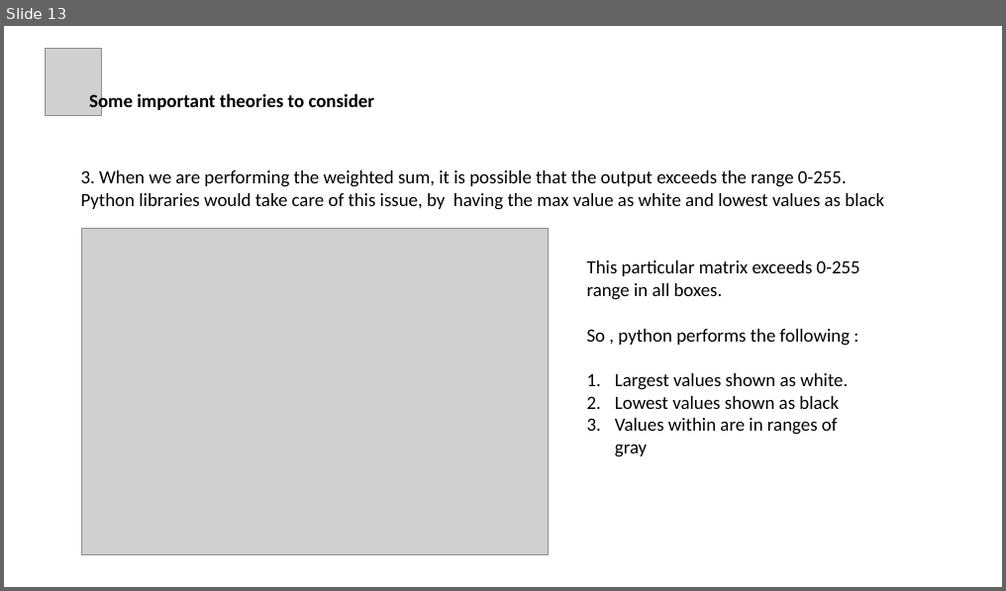
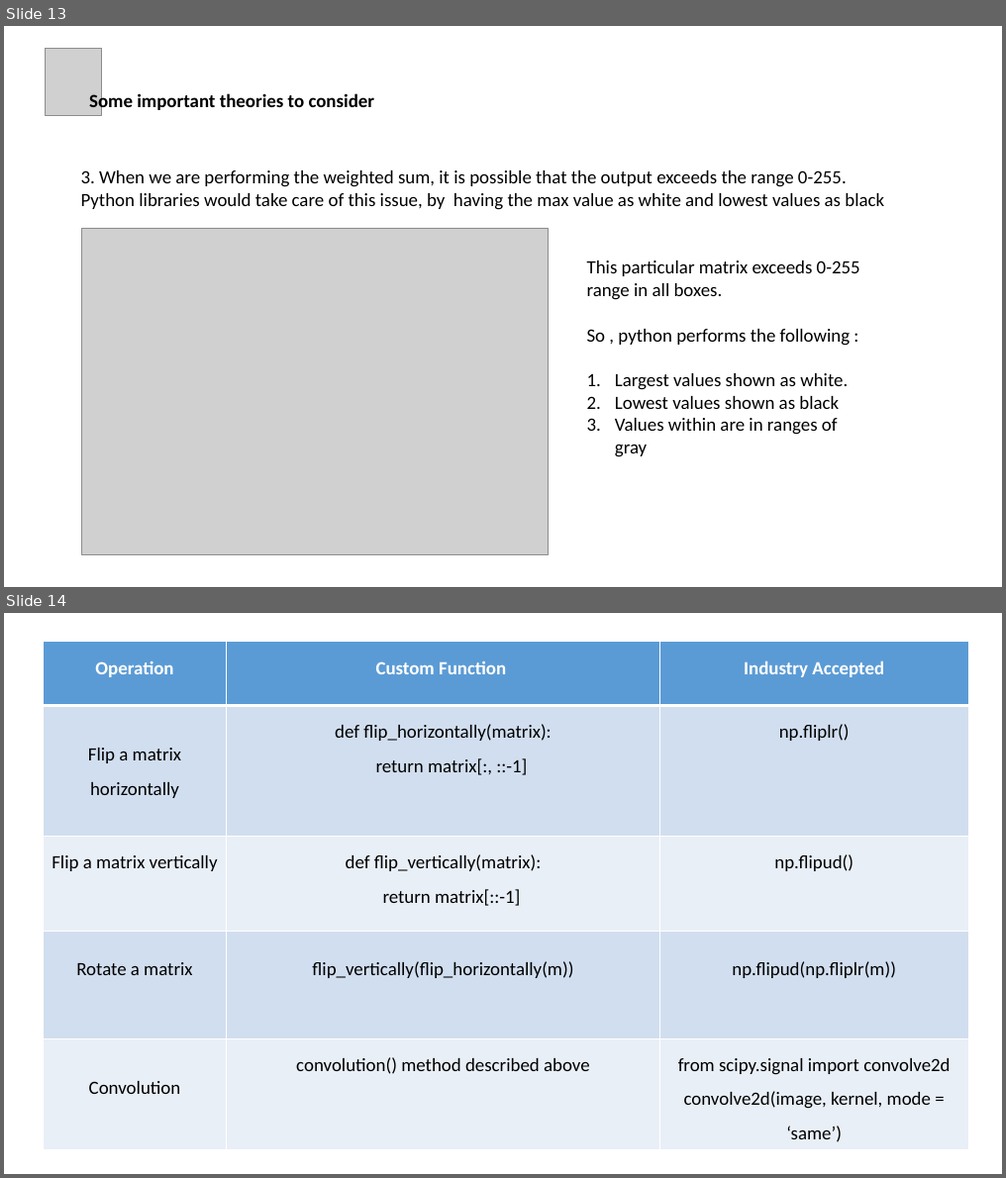
Before and after one commit to in-tandem/real_world_use_cases_1, a slide deck: images_playground/Convolution.pptx. Shown one above the other, each under a label of ours: slide 13 before the commit, slides 13 and 14 after it. The pictures are 1006x591 and 1006x1178 pixels, drawn with LibreOffice and Linux fonts; fonts in the diff are those of the drawing; grey boxes stand for pictures. Boxes give left, top, right and bottom in pixels: in the first picture for what was removed or moved away, otherwise in the second. Text is boxed around its words. In the diff, an @@ line names an element or a change of style, - is before the commit and + after.

Commit message:
comitting all code upto convolution

```diff
--- a/images_playground/Convolution.pptx
+++ b/images_playground/Convolution.pptx
@@ slide 14 added at <box>4,613,1002,1174</box>, background #FFFFFF @@
@@ table added at <box>43,642,968,1151</box>, 5 rows, 3 columns @@
+Operation | Custom Function | Industry Accepted
+Flip a matrix horizontally | def flip_horizontally(matrix): / return matrix[:, ::-1] | np.fliplr()
+Flip a matrix vertically | def flip_vertically(matrix): / return matrix[::-1] | np.flipud()
+Rotate a matrix | flip_vertically(flip_horizontally(m)) | np.flipud(np.fliplr(m))
+Convolution | convolution() method described above | from scipy.signal import convolve2d / convolve2d(image, kernel, mode = ‘same’)
```
Also in this commit, not shown: 3 other files.
